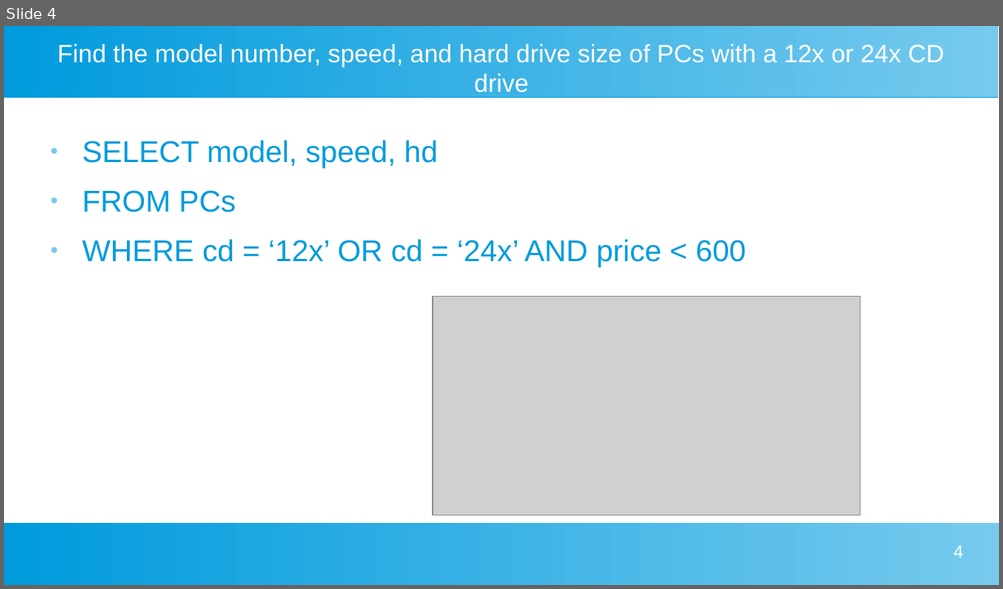
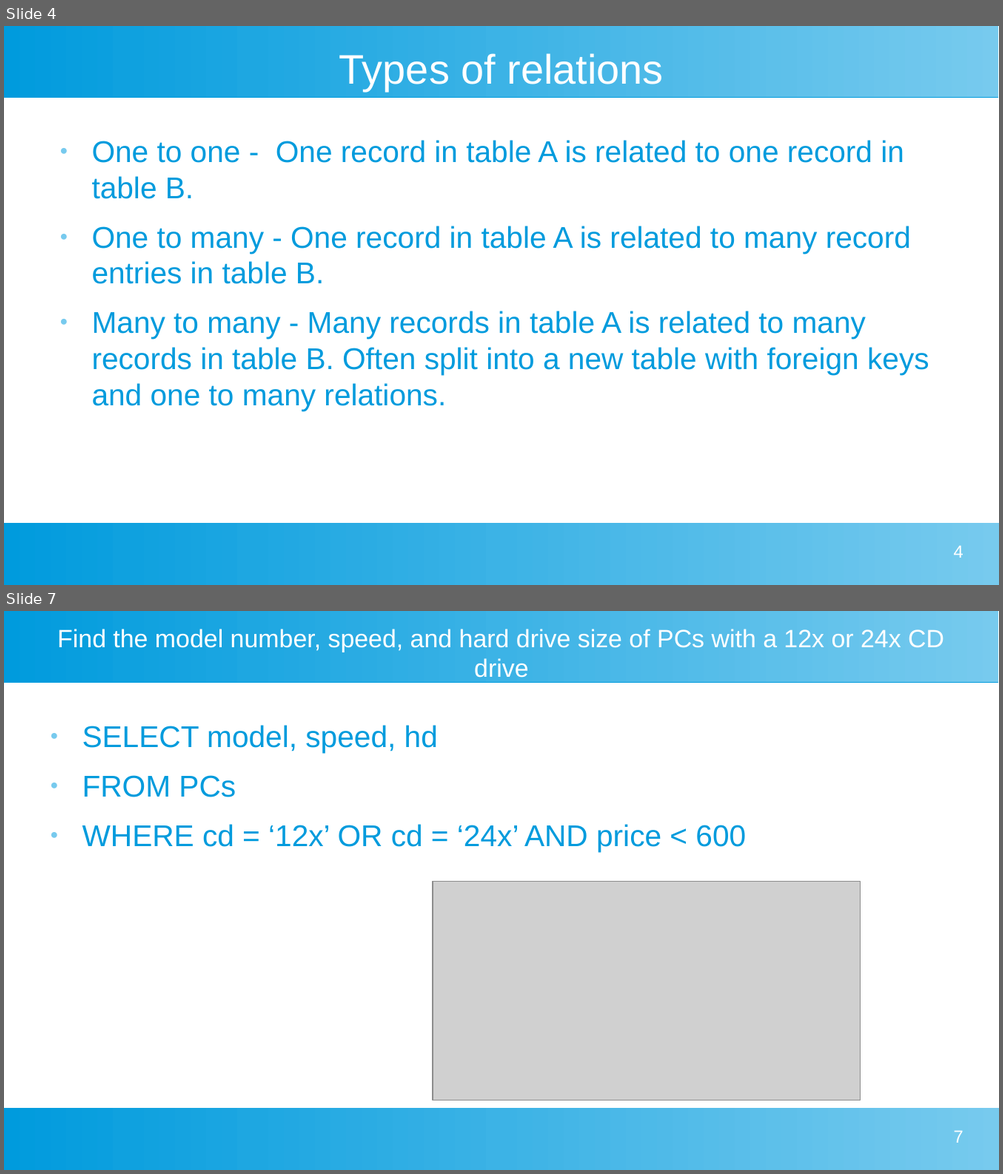
Before and after one commit to ajm1102/Uni-work, a slide deck: Big Data and Data Mining/Presentation/sqlPres.odp. Shown one above the other, each under a label of ours: slide 4 before the commit, slides 4 and 7 after it; the slides between them are not shown. The pictures are 1003x589 and 1003x1174 pixels, drawn with LibreOffice and Linux fonts; fonts in the diff are those of the drawing; grey boxes stand for pictures. Boxes give left, top, right and bottom in pixels: in the first picture for what was removed or moved away, otherwise in the second. Text is boxed around its words. In the diff, an @@ line names an element or a change of style, - is before the commit and + after.

```diff
--- a/Big Data and Data Mining/Presentation/sqlPres.odp
+++ b/Big Data and Data Mining/Presentation/sqlPres.odp
@@ slide 4 added at [4,26,999,585], background #FFFFFF; not listed: 2 template elements that a slide beside it also shows @@
@@ title added at [339,53,663,91], 33 pt, text #FFFFFF @@
+Types of relations
@@ text added at [92,140,929,411], 24 pt, text #009BDD @@
+● One to one - One record in table A is related to one record in table B.
+● One to many - One record in table A is related to many record entries in table B.
+● Many to many - Many records in table A is related to many records in table B. Often split into a new table with foreign keys and one to many relations.
@@ page number added at [953,545,963,558], 14 pt, text #FFFFFF @@
+4
@@ what was slide 4 is now slide 7 @@
@@ page number at [953,1130,963,1143]: text changed @@
-4
+7
```
Also in this commit, not shown: 1 slide changed, 6 other slides added, 2 slides removed, 4 other files.
